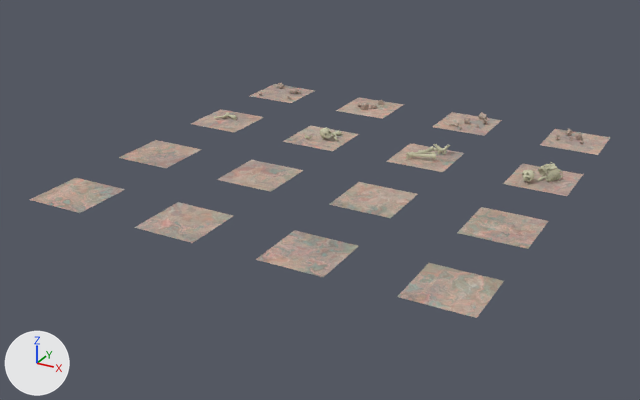
Renders of the Blender file mould-men/Assets/Cave Tileset/cave_floor_decor.blend from each side of a commit.
Camera for both pictures: a 50 mm lens placed at (14.31, -26.1, 10.64), pointed at (1.52, -2.85, -0.99). The lights are fixed; the arrows at lower left show +X, +Y and +Z. The first picture is the older version.

The first picture shows 'cave_floor.001', 'cave_floor.002', 'cave_floor.003', 'cave_floor.004', 'cave_floor.005', 'cave_floor.006', 'cave_floor.007', 'cave_floor.008', 'cave_floor.009', 'cave_floor.010', 'cave_floor.011', 'cave_floor.012', 'cave_floor.013', 'cave_floor.014', 'cave_floor.015', 'cave_floor.016'.
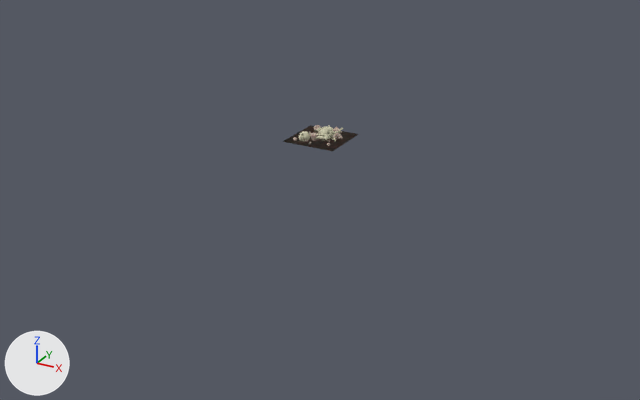
Where the change shows, as pixel boxes (x1, y1, x2, y2) in the pictures (640 x 400 px; the box of a moved part takes in the faces that stretch with it):
'cave_floor.016', deleted: before (397, 129, 584, 318)
'cave_floor.015', deleted: before (255, 230, 358, 277)
'cave_floor.012', deleted: before (457, 207, 548, 249)
'cave_floor.014', deleted: before (134, 202, 233, 243)
'cave_floor.011', deleted: before (329, 182, 418, 218)
'cave_floor.013', deleted: before (30, 178, 125, 213)
'cave_floor.008', deleted: before (503, 162, 583, 196)
'cave_floor.010', deleted: before (217, 160, 303, 192)
'cave_floor.007', deleted (beige): before (386, 143, 464, 172)
'cave_floor.009', deleted: before (119, 140, 202, 168)
'cave_floor.006', reshaped, moved: before (283, 125, 358, 151); after (299, 125, 336, 142)
'cave_floor.004', deleted: before (540, 129, 611, 155)
'cave_floor.003', deleted: before (433, 112, 502, 136)
'cave_floor.005', deleted: before (191, 109, 264, 132)
'cave_floor.002', deleted (beige): before (336, 97, 404, 119)
'cave_floor.001', deleted: before (250, 82, 316, 103)
'cave_floor_decor.013', added: after (284, 134, 358, 151)
'cave_floor_decor.011', added: after (283, 125, 355, 142)
'cave_floor_decor.007', added: after (296, 127, 343, 148)
'cave_floor_decor.003', added: after (299, 126, 342, 144)
'cave_floor_decor.001', added: after (293, 125, 343, 146)
'cave_floor_decor.002', added: after (309, 129, 336, 141)
part 1 of me_plane_036, moved or reshaped: before (319, 127, 332, 139); after (299, 131, 310, 142)
part 2 of me_plane_036, moved or reshaped (not visible afterwards): before (283, 125, 358, 151)
part 3 of me_plane_036, added: after (315, 125, 336, 141)

Edits to the bpy script that builds the scene:
```text
Change me_plane_036:
    used by ob_cave_floor_006; location = (1.0, -1.0, 0.0); scale = (4.0, 4.0, 4.0)
    remove me_plane_036.from_pydata(...)  # 284 vertices, 261 faces; spans x -0.5..0.0, y 0.0..0.5, z -0.003..0.109
    add me_plane_036.from_pydata(...)  # 1077 vertices, 937 faces; spans x -0.25..0.25, y -0.25..0.25, z -0.029..0.096
    me_plane_036 part 1: the loose piece of 115 vertices spanning x -0.254..-0.127, y 0.176..0.285, z 0.011..0.109 is multiplied about its middle by the matrix ((0.199, 0.0, 0.98), (-0.89, 0.418, 0.181), (-0.409, -0.909, 0.083)), then moved by (0.092, -0.359, -0.026)
    me_plane_036 part 2: the loose piece of 4 vertices spanning x -0.5..0.0, y 0.0..0.5, z 0.0 is moved by (0.25, -0.25, 0.0)
    me_plane_036 part 3: 958 vertices added at x -0.055..0.134, y -0.074..0.114, z -0.029..0.096
    other edits to the shape of me_plane_036 do not show in these pictures
Remove ob_cave_floor_016:
    ob_cave_floor_016 = bpy.data.objects.new('cave_floor.016', me_plane_046)
Remove ob_cave_floor_015:
    ob_cave_floor_015 = bpy.data.objects.new('cave_floor.015', me_plane_045)
Remove ob_cave_floor_014:
    ob_cave_floor_014 = bpy.data.objects.new('cave_floor.014', me_plane_044)
Remove ob_cave_floor_013:
    ob_cave_floor_013 = bpy.data.objects.new('cave_floor.013', me_plane_043)
Remove ob_cave_floor_012:
    ob_cave_floor_012 = bpy.data.objects.new('cave_floor.012', me_plane_042)
Remove ob_cave_floor_011:
    ob_cave_floor_011 = bpy.data.objects.new('cave_floor.011', me_plane_041)
Remove ob_cave_floor_010:
    ob_cave_floor_010 = bpy.data.objects.new('cave_floor.010', me_plane_040)
Remove ob_cave_floor_009:
    ob_cave_floor_009 = bpy.data.objects.new('cave_floor.009', me_plane_039)
Remove ob_cave_floor_008:
    ob_cave_floor_008 = bpy.data.objects.new('cave_floor.008', me_plane_038)
Remove ob_cave_floor_007:
    ob_cave_floor_007 = bpy.data.objects.new('cave_floor.007', me_plane_037)
Change ob_cave_floor_006:
    ob_cave_floor_006.location: (1.0, -1.0, 0.0) -> (0.0, 0.0, 0.0)
Remove ob_cave_floor_005:
    ob_cave_floor_005 = bpy.data.objects.new('cave_floor.005', me_plane_035)
Remove ob_cave_floor_004:
    ob_cave_floor_004 = bpy.data.objects.new('cave_floor.004', me_plane_034)
Remove ob_cave_floor_003:
    ob_cave_floor_003 = bpy.data.objects.new('cave_floor.003', me_plane_033)
Remove ob_cave_floor_002:
    ob_cave_floor_002 = bpy.data.objects.new('cave_floor.002', me_plane_032)
Remove ob_cave_floor_001:
    ob_cave_floor_001 = bpy.data.objects.new('cave_floor.001', me_plane_031)
Add ob_cave_floor_decor_001:
    ob_cave_floor_decor_001 = bpy.data.objects.new('cave_floor_decor.001', me_plane_031_1)  # 88 vertices, 141 faces; spans x -0.25..0.25, y -0.25..0.25, z -0.013..0.055; in mat_cave (picture img_461223183_jpg)
    ob_cave_floor_decor_001.location = (0.0, 0.0, 0.0)
    ob_cave_floor_decor_001.scale = (4.0, 4.0, 4.0)
Add ob_cave_floor_decor_002:
    ob_cave_floor_decor_002 = bpy.data.objects.new('cave_floor_decor.002', me_plane_032_1)  # 52 vertices, 81 faces; spans x -0.25..0.25, y -0.25..0.25, z -0.017..0.068; in mat_cave (picture img_461223183_jpg)
    ob_cave_floor_decor_002.location = (0.0, 0.0, 0.0)
    ob_cave_floor_decor_002.scale = (4.0, 4.0, 4.0)
Add ob_cave_floor_decor_003:
    ob_cave_floor_decor_003 = bpy.data.objects.new('cave_floor_decor.003', me_plane_033_1)  # 168 vertices, 197 faces; spans x -0.25..0.25, y -0.25..0.25, z -0.018..0.068; in mat_cave (picture img_461223183_jpg)
    ob_cave_floor_decor_003.location = (0.0, 0.0, 0.0)
    ob_cave_floor_decor_003.scale = (4.0, 4.0, 4.0)
Add ob_cave_floor_decor_007:
    ob_cave_floor_decor_007 = bpy.data.objects.new('cave_floor_decor.007', me_plane_037_1)  # 280 vertices, 291 faces; spans x -0.25..0.25, y -0.25..0.25, z -0.026..0.079; in mat_cave (picture img_461223183_jpg), mat_bone (light grey #cccaae)
    ob_cave_floor_decor_007.location = (0.0, 0.0, 0.0)
    ob_cave_floor_decor_007.scale = (4.0, 4.0, 4.0)
Add ob_cave_floor_decor_011:
    ob_cave_floor_decor_011 = bpy.data.objects.new('cave_floor_decor.011', me_plane_041_1)  # 4 vertices, 1 face; spans x -0.25..0.25, y -0.25..0.25, z 0.0; in mat_cave (picture img_461223183_jpg)
    ob_cave_floor_decor_011.location = (0.0, 0.0, 0.0)
    ob_cave_floor_decor_011.scale = (4.0, 4.0, 4.0)
Add ob_cave_floor_decor_013:
    ob_cave_floor_decor_013 = bpy.data.objects.new('cave_floor_decor.013', me_plane_043_1)  # 4 vertices, 1 face; spans x -0.25..0.25, y -0.25..0.25, z 0.0; in mat_cave (picture img_461223183_jpg)
    ob_cave_floor_decor_013.location = (0.0, 0.0, 0.0)
    ob_cave_floor_decor_013.scale = (4.0, 4.0, 4.0)
```
